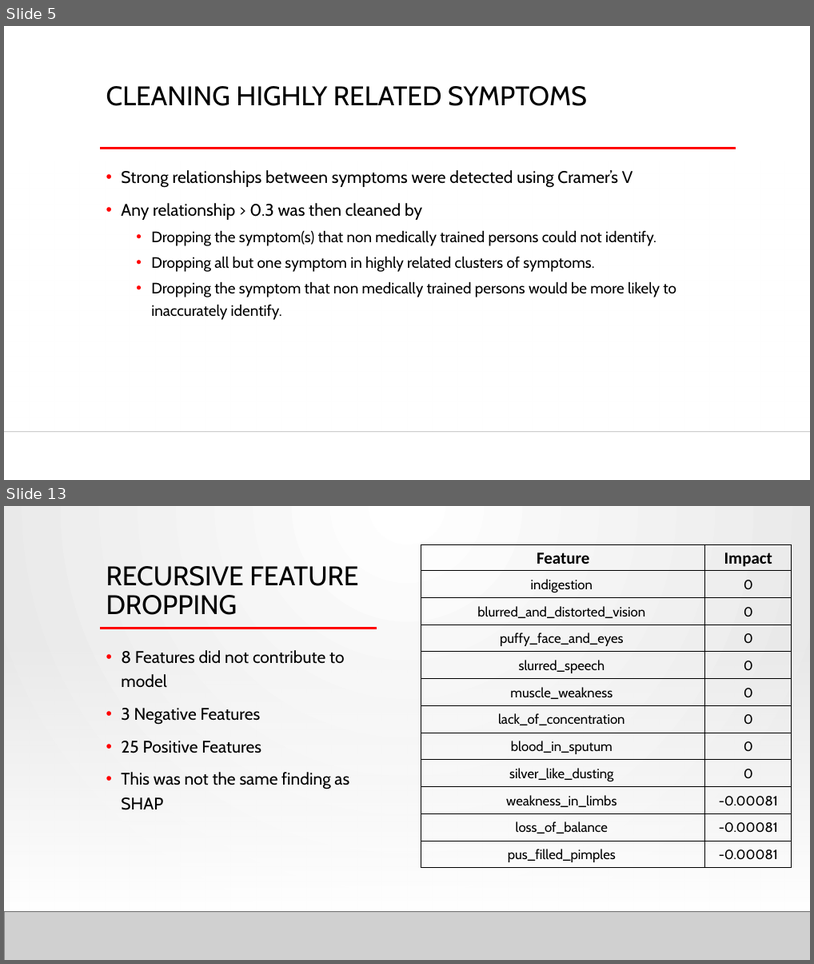
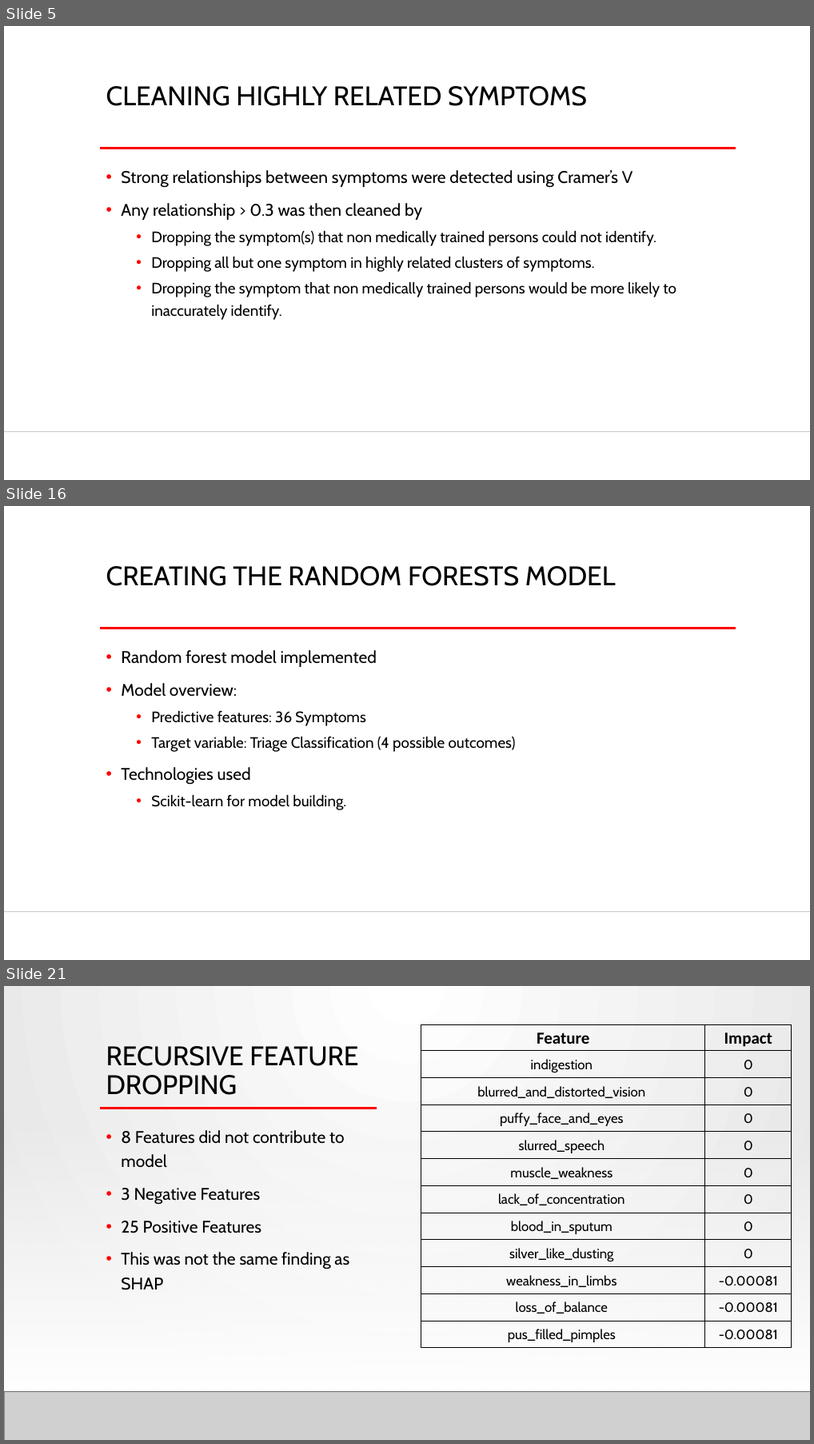
Before and after one commit to PaulButler8/springboard, a slide deck: Capstone 2/Capstone 2 Presentation.pptx. Shown one above the other, each under a label of ours: slides 5 and 13 before the commit, slides 5, 16 and 21 after it; the slides between them are not shown. The pictures are 814x964 and 814x1444 pixels, drawn with LibreOffice and Linux fonts; fonts in the diff are those of the drawing; grey boxes stand for pictures; background and template pictures are left out. Boxes give left, top, right and bottom in pixels: in the first picture for what was removed or moved away, otherwise in the second. Text is boxed around its words. In the diff, an @@ line names an element or a change of style, - is before the commit and + after.

```diff
--- a/Capstone 2/Capstone 2 Presentation.pptx
+++ b/Capstone 2/Capstone 2 Presentation.pptx
@@ slide 16 added at [4, 506, 810, 960], background #FFFFFF; not listed: 3 template elements that a slide beside it also shows @@
@@ title added at [106, 566, 616, 586], 32 pt, text #000000 @@
+CREATING THE RANDOM FORESTS MODEL
@@ text added at [121, 650, 516, 810], 18 pt, text #000000 @@
+• Random forest model implemented
+• Model overview:
+  • Predictive features: 36 Symptoms
+  • Target variable: Triage Classification (4 possible outcomes)
+• Technologies used
+  • Scikit-learn for model building.
@@ what was slide 13 is now slide 21 @@
```
Also in this commit, not shown: 10 slides changed, 7 other slides added, 1 other file.
